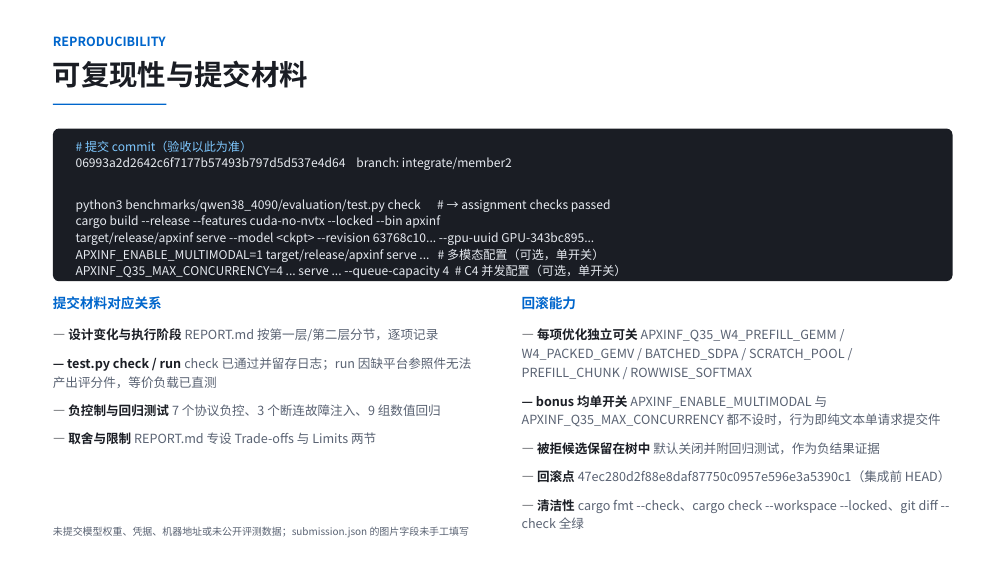
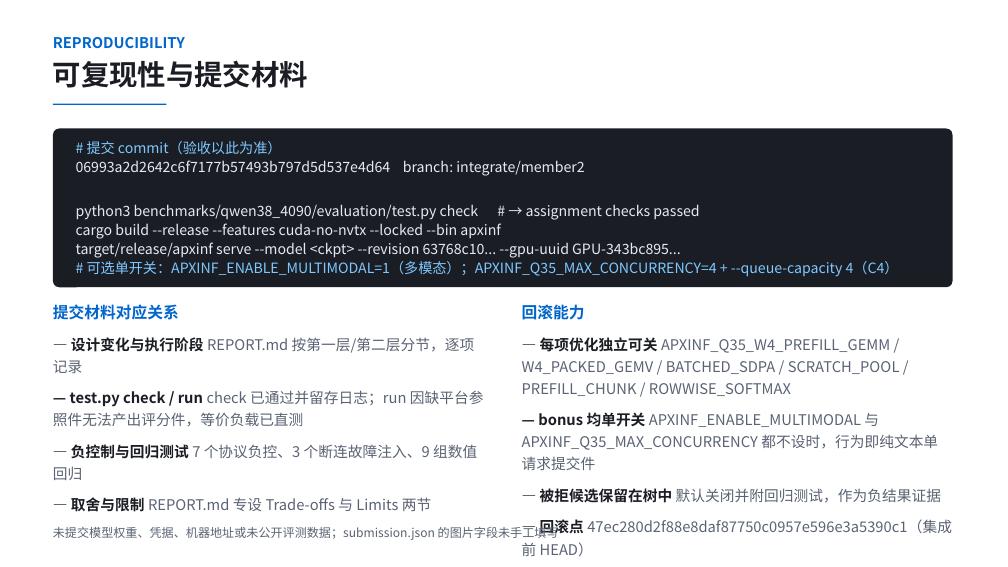
Before and after one commit to mygqdmmss/ApxInf, a slide deck: slide 13 of pdf/项目6_程仁龙_4090能飞_v1.pptx. Drawn at 1008x567 pixels with LibreOffice and Linux fonts; fonts in the diff are those of the drawing. Boxes give left, top, right and bottom in pixels: in the first picture for what was removed or moved away, otherwise in the second. Text is boxed around its words. In the diff, an @@ line names an element or a change of style, - is before the commit and + after.

Commit message:
ppt

```diff
--- a/pdf/项目6_程仁龙_4090能飞_v1.pptx
+++ b/pdf/项目6_程仁龙_4090能飞_v1.pptx
@@ rounded rectangle: place and size @@
-rounded rectangle at bbox=[53, 129, 953, 281]
+rounded rectangle at bbox=[53, 129, 953, 287]
@@ text at bbox=[76, 141, 699, 258]: size 11.5 to 13.5 pt in "# 提交 commit（验收以此为准）", "06993a2d2642c6f7177b57493b797d5d537e4d64 branch: integrate/m ...", "python3 benchmarks/qwen38_4090/evaluation/test.py check # →  ...", "cargo build --release --features cuda-no-nvtx --locked --bin ..." and 1 more places @@
@@ text at bbox=[87, 261, 899, 277]: text changed; size 11.5 to 13.5 pt; text colour #E6EAF0 to #7EC8FF @@
-APXINF_ENABLE_MULTIMODAL=1 target/release/apxinf serve ... # 多模态配置（可选，单开关）
-APXINF_Q35_MAX_CONCURRENCY=4 ... serve ... --queue-capacity 4 # C4 并发配置（可选，单开关）
+# 可选单开关：APXINF_ENABLE_MULTIMODAL=1（多模态）；APXINF_Q35_MAX_CONCURRENCY=4 + --queue-capacity 4（C4）
@@ text "提交材料对应关系": place and size @@
-text "提交材料对应关系" at bbox=[53, 296, 162, 310]
+text "提交材料对应关系" at bbox=[53, 304, 179, 320]
@@ text "提交材料对应关系" at bbox=[53, 304, 179, 320]: size 13 to 15 pt @@
@@ text "回滚能力": place and size @@
-text "回滚能力" at bbox=[522, 296, 576, 309]
+text "回滚能力" at bbox=[522, 304, 585, 320]
@@ text "回滚能力" at bbox=[522, 304, 585, 320]: size 13 to 15 pt @@
@@ text "— 设计变化与执行阶段 REPORT.md 按第一层/第二层分节，逐项记录": place and size @@
-text "— 设计变化与执行阶段 REPORT.md 按第一层/第二层分节，逐项记录" at bbox=[53, 328, 471, 444]
+text "— 设计变化与执行阶段 REPORT.md 按第一层/第二层分节，逐项记录" at bbox=[53, 337, 484, 512]
@@ size 12 to 14 pt in 3 elements at bbox=[53, 37, 185, 48], bbox=[53, 337, 484, 512], bbox=[522, 337, 952, 533] @@
@@ text "— 每项优化独立可关 APXINF_Q35_W4_PREFILL_GEMM / W4_PACKED_GEMV ...": place and size @@
-text "— 每项优化独立可关 APXINF_Q35_W4_PREFILL_GEMM / W4_PACKED_GEMV ..." at bbox=[522, 328, 951, 529]
+text "— 每项优化独立可关 APXINF_Q35_W4_PREFILL_GEMM / W4_PACKED_GEMV ..." at bbox=[522, 337, 952, 533]
@@ text "未提交模型权重、凭据、机器地址或未公开评测数据；submission.json 的图片字段未手工填写" at bbox=[53, 524, 559, 540]: size 9.5 to 11.5 pt @@
```
Also in this commit, not shown: 14 other slides changed, 3 other files.
